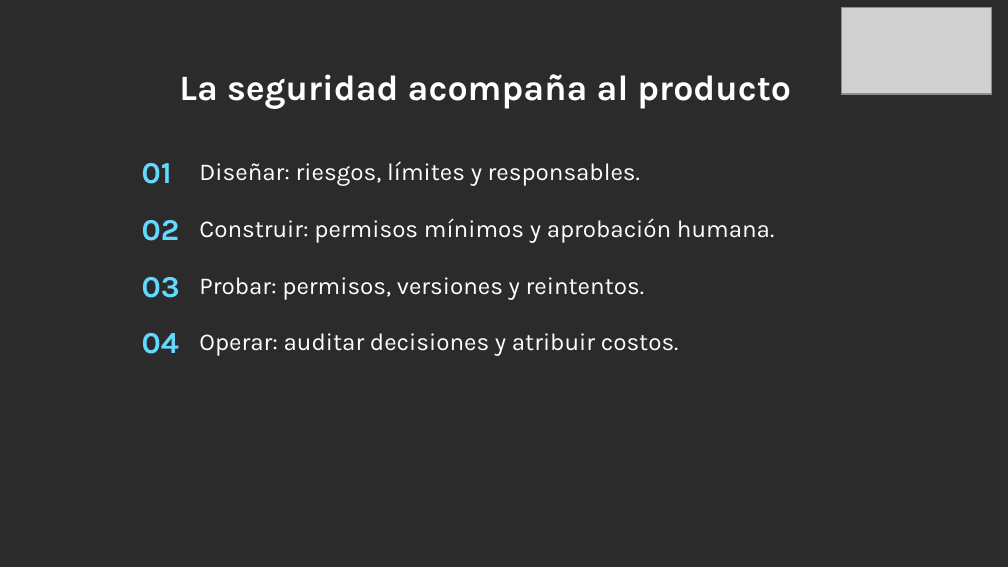
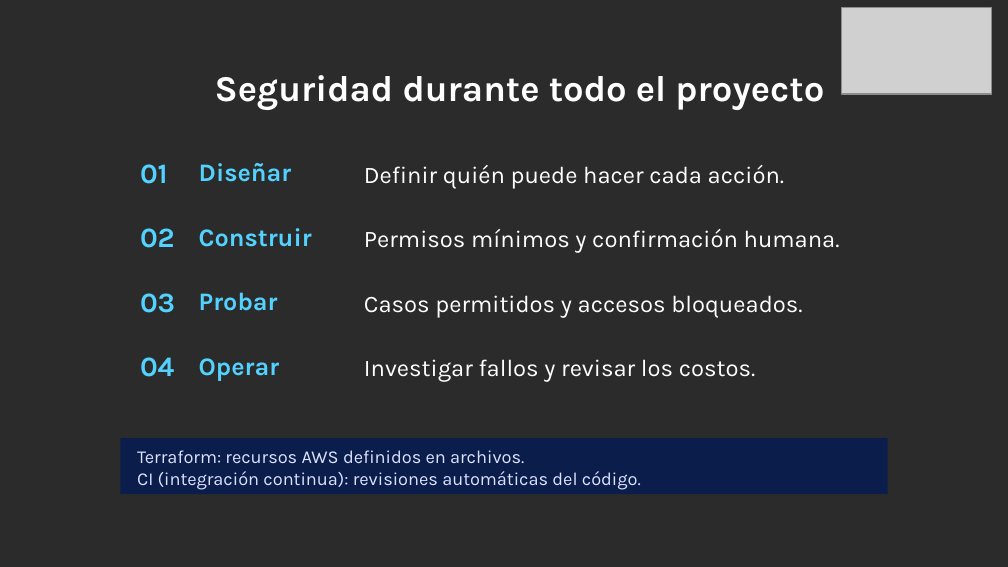
Before and after one commit to dannyfriz/aws-ecommerce-agent-demo, a slide deck: slide 29 of docs/presentaciones/Danny_Friz_SCD_2026_arquitectura_IA.pptx. Drawn at 1008x567 pixels with LibreOffice and Linux fonts; fonts in the diff are those of the drawing; grey boxes stand for pictures; background and template pictures are left out; a plain dark background stands for a picture behind light text. Boxes give left, top, right and bottom in pixels: in the first picture for what was removed or moved away, otherwise in the second. Text is boxed around its words. In the diff, an @@ line names an element or a change of style, - is before the commit and + after.

```diff
--- a/docs/presentaciones/Danny_Friz_SCD_2026_arquitectura_IA.pptx
+++ b/docs/presentaciones/Danny_Friz_SCD_2026_arquitectura_IA.pptx
@@ text at <box>215,75,824,110</box>: text changed; size 25.5 to 26 pt @@
-La seguridad acompaña al producto
+Seguridad durante todo el proyecto
@@ text removed at <box>199,161,640,186</box> @@
-Diseñar: riesgos, límites y responsables.
@@ text added at <box>199,163,291,182</box>, 18 pt, text #53D2FF, bold @@
+Diseñar
@@ text added at <box>364,165,784,189</box>, 17 pt, text #FFFFFF @@
+Definir quién puede hacer cada acción.
@@ text "02": place and size @@
-text "02" at <box>142,220,180,241</box>
+text "02" at <box>140,228,175,248</box>
@@ text added at <box>199,228,312,247</box>, 18 pt, text #53D2FF, bold @@
+Construir
@@ text at <box>364,229,840,253</box>: text changed; size 17.2 to 17 pt @@
-Construir: permisos mínimos y aprobación humana.
+Permisos mínimos y confirmación humana.
@@ text "03": place and size @@
-text "03" at <box>142,277,180,298</box>
+text "03" at <box>140,293,175,313</box>
@@ text removed at <box>199,277,644,300</box> @@
-Probar: permisos, versiones y reintentos.
@@ text added at <box>199,292,278,311</box>, 18 pt, text #53D2FF, bold @@
+Probar
@@ text added at <box>364,295,802,318</box>, 17 pt, text #FFFFFF @@
+Casos permitidos y accesos bloqueados.
@@ size 21.8 to 20 pt, text colour #63D9FF to #53D2FF in 4 elements at <box>140,164,168,184</box>, <box>140,228,175,248</box>, <box>140,293,175,313</box>, <box>140,357,174,377</box> @@
@@ text "04": place and size @@
-text "04" at <box>142,333,179,354</box>
+text "04" at <box>140,357,174,377</box>
@@ text removed at <box>199,333,679,356</box> @@
-Operar: auditar decisiones y atribuir costos.
@@ text added at <box>199,358,279,381</box>, 18 pt, text #53D2FF, bold @@
+Operar
@@ text added at <box>364,359,756,382</box>, 17 pt, text #FFFFFF @@
+Investigar fallos y revisar los costos.
@@ rectangle added at <box>120,438,887,495</box>, fill #0B1E4B @@
@@ text added at <box>137,450,641,490</box>, 13 pt, text #DDE2FF @@
+Terraform: recursos AWS definidos en archivos.
+CI (integración continua): revisiones automáticas del código.
```
Also in this commit, not shown: 23 other slides changed, 1 slide added, 1 slide removed, 4 other files.
